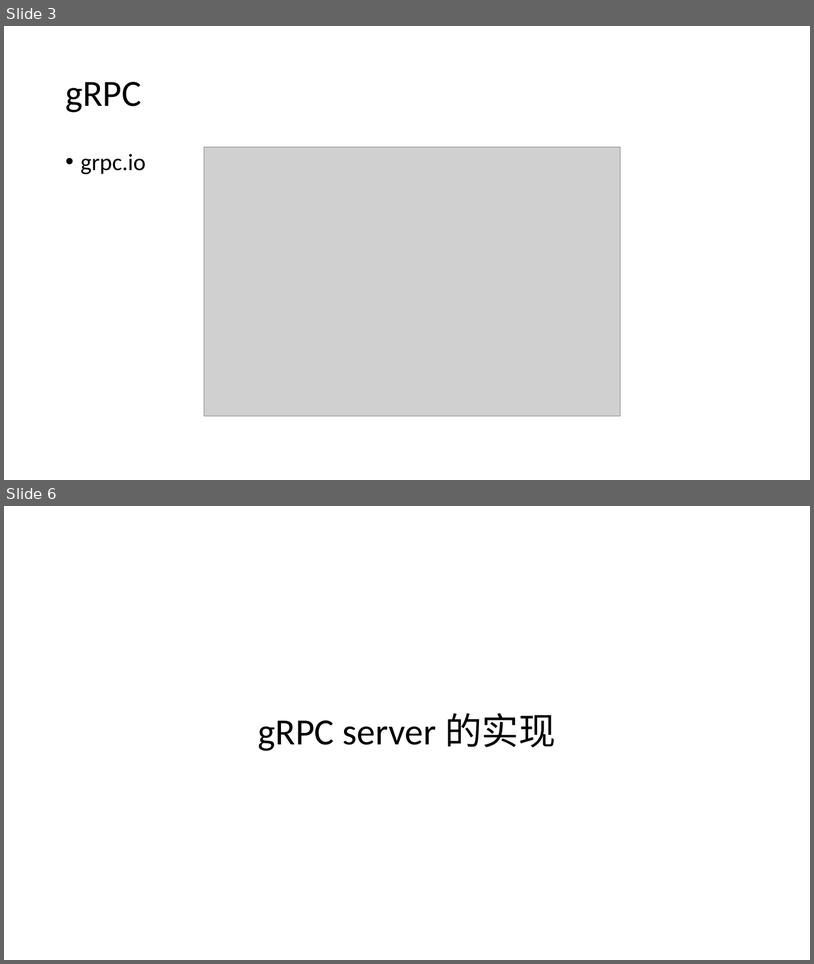
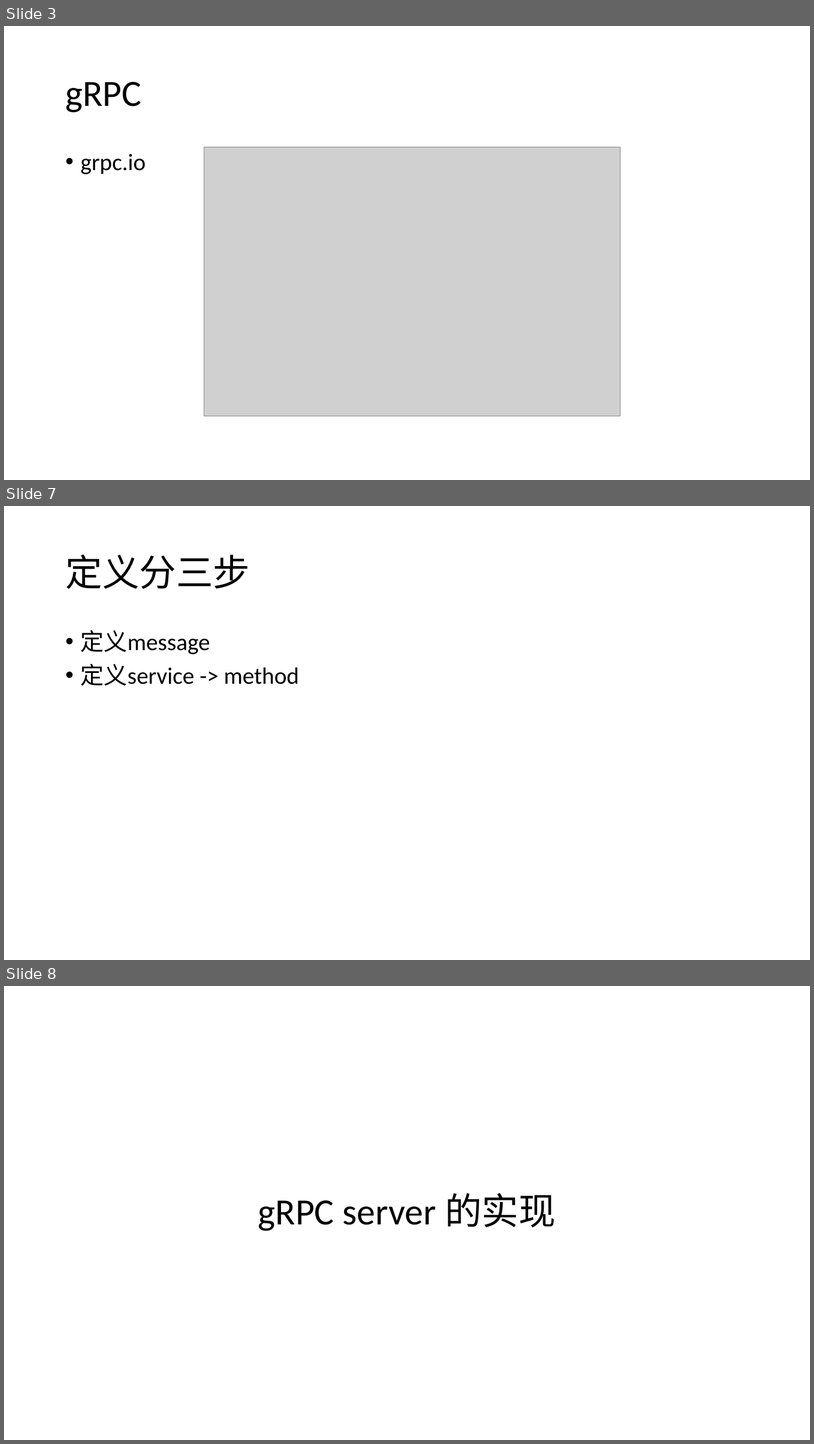
Before and after one commit to llaoj/my-share, a slide deck: grpc/index.pptx. Shown one above the other, each under a label of ours: slides 3 and 6 before the commit, slides 3, 7 and 8 after it; the slides between them are not shown. The pictures are 814x964 and 814x1444 pixels, drawn with LibreOffice and Linux fonts; fonts in the diff are those of the drawing; grey boxes stand for pictures. Boxes give left, top, right and bottom in pixels: in the first picture for what was removed or moved away, otherwise in the second. Text is boxed around its words. In the diff, an @@ line names an element or a change of style, - is before the commit and + after.

```diff
--- a/grpc/index.pptx
+++ b/grpc/index.pptx
@@ slide 7 added at [4,506,810,960], background #FFFFFF @@
@@ title added at [65,555,250,589], 44 pt, text #000000 @@
+定义分三步
@@ text added at [81,630,299,685], 28 pt, text #000000 @@
+• 定义message
+• 定义service -> method
@@ what was slide 6 is now slide 8 @@
```
Also in this commit, not shown: 3 slides changed, 1 other slide added.
